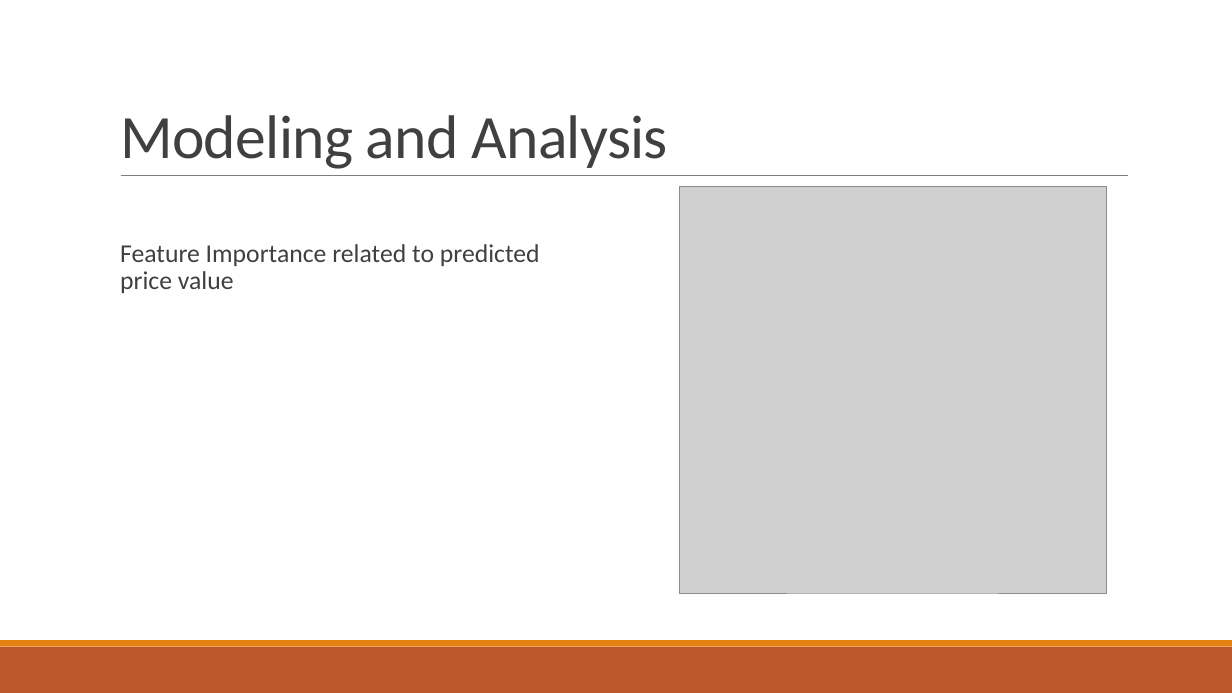
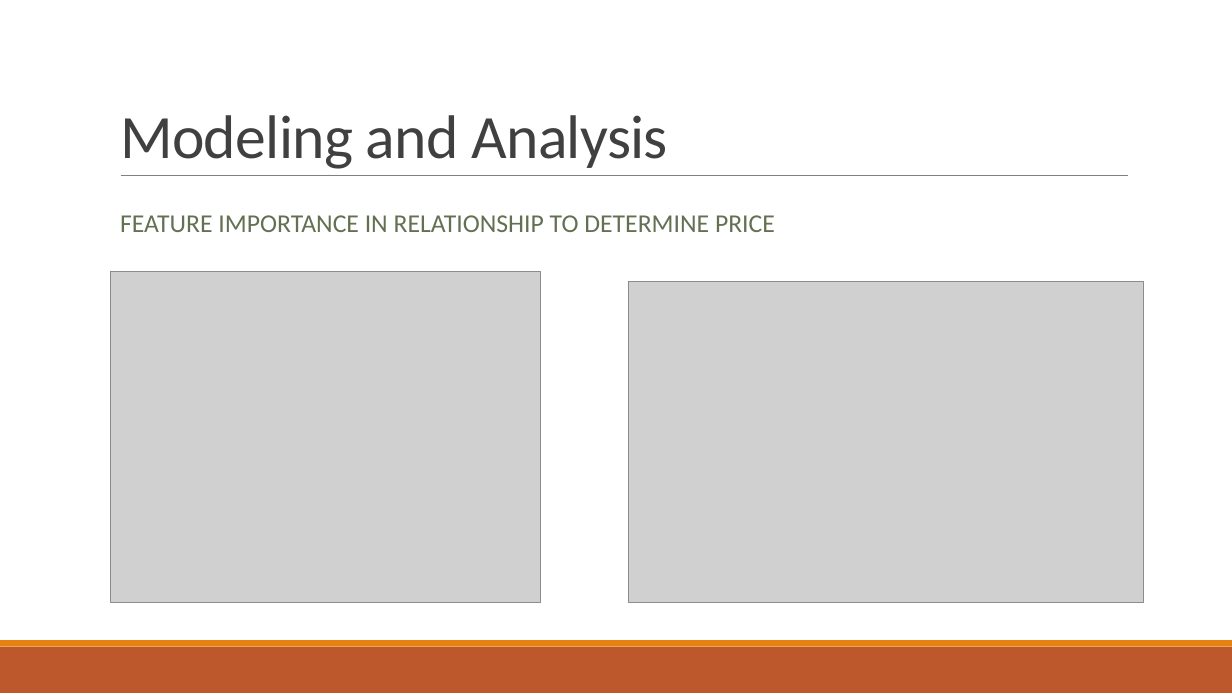
Before and after one commit to AlfredMtz/Springboard, a slide deck: slide 13 of Ames_project/Slide_deck.pptx (slide 20 before the commit). Drawn at 1232x693 pixels with LibreOffice and Linux fonts; fonts in the diff are those of the drawing; grey boxes stand for pictures. Boxes give left, top, right and bottom in pixels: in the first picture for what was removed or moved away, otherwise in the second. Text is boxed around its words. In the diff, an @@ line names an element or a change of style, - is before the commit and + after.

```diff
--- a/Ames_project/Slide_deck.pptx
+++ b/Ames_project/Slide_deck.pptx
@@ text "FEATURE IMPORTANCE IN RELATIONSHIP TO ..." at (120, 215, 775, 232): vertical alignment top to middle @@
@@ text at (120, 215, 775, 232): text changed; text colour #404040 to #637052 @@
-  Feature Importance related to predicted price value
+FEATURE IMPORTANCE IN RELATIONSHIP TO DETERMINE PRICE
@@ picture: place and size @@
-picture at (679, 187, 1106, 593)
+picture at (111, 272, 541, 603)
@@ picture added at (628, 281, 1144, 603) @@
```
Also in this commit, not shown: 4 other slides changed, 7 slides added, 14 slides removed.
